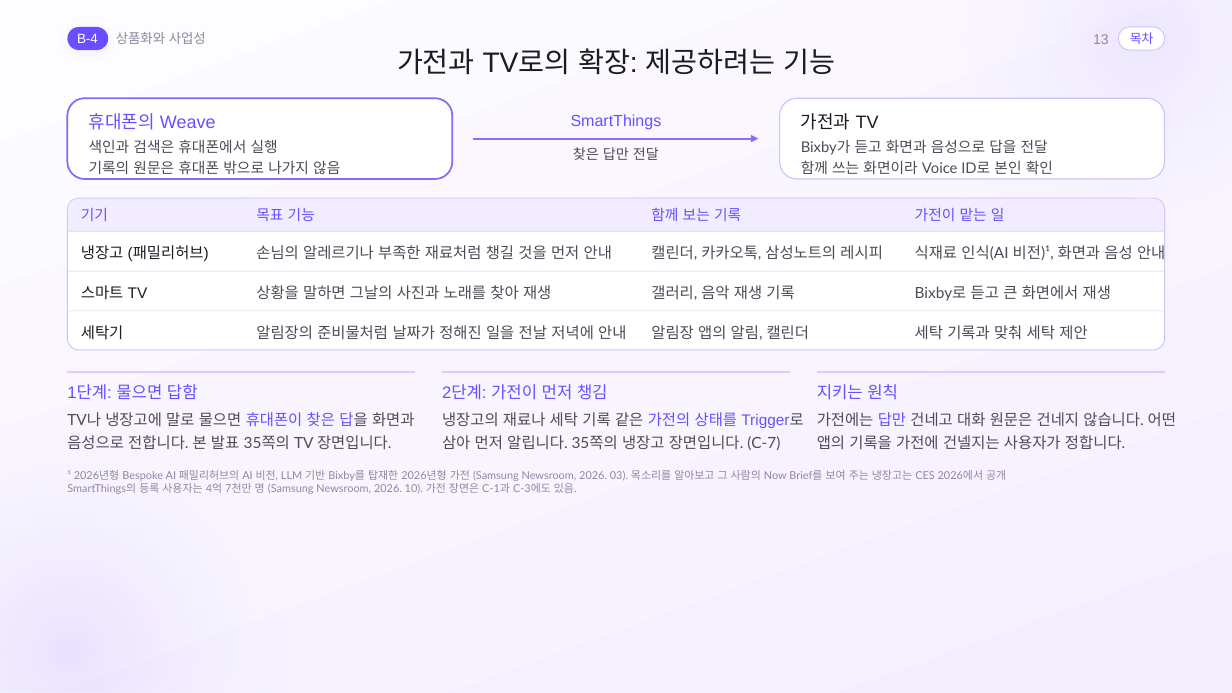
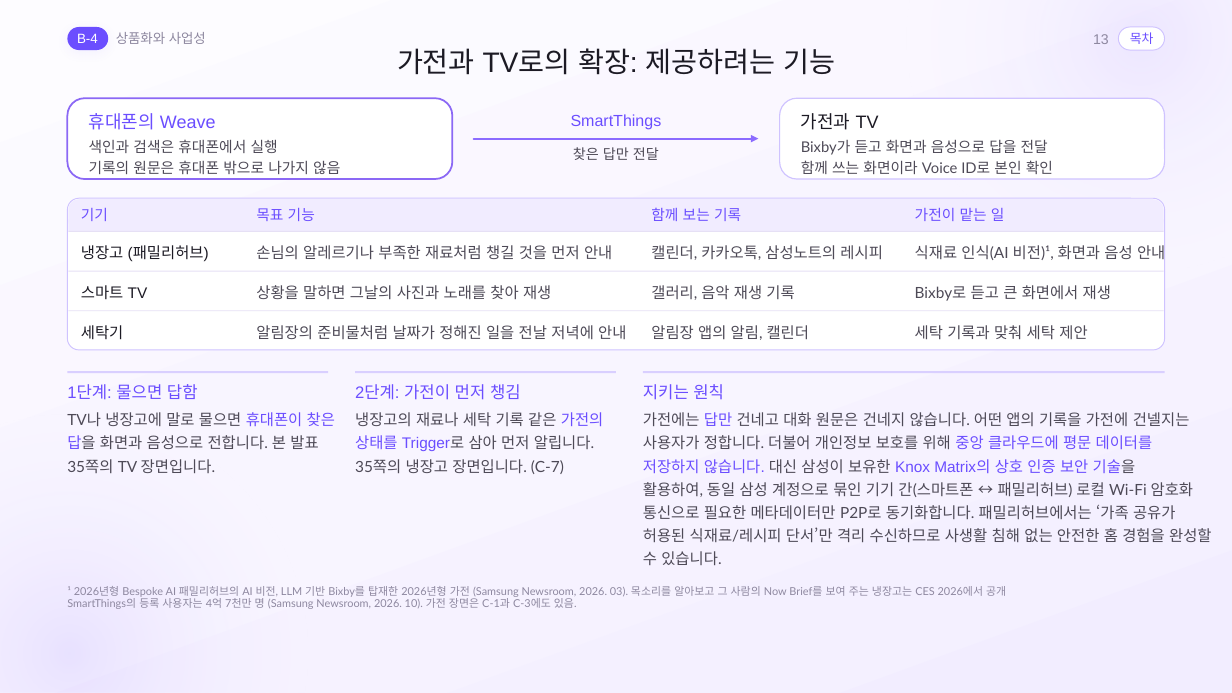
Before and after one commit to gnueaj/t3, a slide deck: slide 13 of weave/결선준비/통합본_Claude/Weave_Appendix_Claude.pptx. Drawn at 1232x693 pixels with LibreOffice and Linux fonts; fonts in the diff are those of the drawing. Boxes give left, top, right and bottom in pixels: in the first picture for what was removed or moved away, otherwise in the second. Text is boxed around its words. In the diff, an @@ line names an element or a change of style, - is before the commit and + after.

```diff
--- a/weave/결선준비/통합본_Claude/Weave_Appendix_Claude.pptx
+++ b/weave/결선준비/통합본_Claude/Weave_Appendix_Claude.pptx
@@ rectangle resized from (x1=67, y1=372, x2=415, y2=373) to (x1=67, y1=372, x2=328, y2=373) @@
@@ text "2단계: 가전이 먼저 챙김" moved from (x1=442, y1=384, x2=608, y2=400) to (x1=355, y1=384, x2=521, y2=400) @@
@@ rectangle resized from (x1=442, y1=372, x2=789, y2=373) to (x1=355, y1=372, x2=616, y2=373) @@
@@ text "지키는 원칙" moved from (x1=817, y1=384, x2=898, y2=400) to (x1=643, y1=384, x2=724, y2=400) @@
@@ rectangle resized from (x1=817, y1=372, x2=1165, y2=373) to (x1=643, y1=372, x2=1165, y2=373) @@
@@ text at (x1=67, y1=412, x2=335, y2=473): text changed @@
-TV나 냉장고에 말로 물으면 휴대폰이 찾은 답을 화면과
-음성으로 전합니다. 본 발표 35쪽의 TV 장면입니다.
+TV나 냉장고에 말로 물으면 휴대폰이 찾은
+답을 화면과 음성으로 전합니다. 본 발표
+35쪽의 TV 장면입니다.
@@ text at (x1=355, y1=412, x2=603, y2=474): text changed @@
-냉장고의 재료나 세탁 기록 같은 가전의 상태를 Trigger로
-삼아 먼저 알립니다. 35쪽의 냉장고 장면입니다. (C-7)
+냉장고의 재료나 세탁 기록 같은 가전의
+상태를 Trigger로 삼아 먼저 알립니다.
+35쪽의 냉장고 장면입니다. (C-7)
@@ text at (x1=643, y1=412, x2=1190, y2=565): text changed @@
-가전에는 답만 건네고 대화 원문은 건네지 않습니다. 어떤
-앱의 기록을 가전에 건넬지는 사용자가 정합니다.
+가전에는 답만 건네고 대화 원문은 건네지 않습니다. 어떤 앱의 기록을 가전에 건넬지는
+사용자가 정합니다. 더불어 개인정보 보호를 위해 중앙 클라우드에 평문 데이터를
+저장하지 않습니다. 대신 삼성이 보유한 Knox Matrix의 상호 인증 보안 기술을
+활용하여, 동일 삼성 계정으로 묶인 기기 간(스마트폰 ↔ 패밀리허브) 로컬 Wi-Fi 암호화
+통신으로 필요한 메타데이터만 P2P로 동기화합니다. 패밀리허브에서는 ‘가족 공유가
+허용된 식재료/레시피 단서’만 격리 수신하므로 사생활 침해 없는 안전한 홈 경험을 완성할
+수 있습니다.
@@ text "¹ 2026년형 Bespoke AI 패밀리허브의 ..." moved from (x1=67, y1=470, x2=1006, y2=494) to (x1=67, y1=586, x2=1006, y2=609) @@
```
Also in this commit, not shown: 4 other slides changed, 11 other files.
